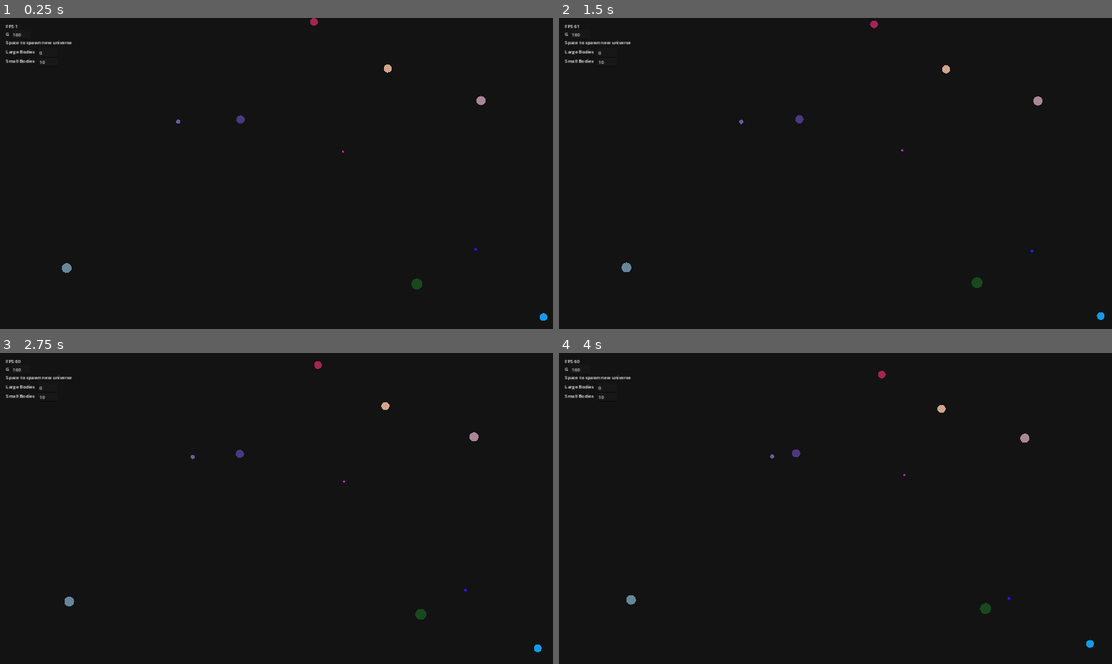
Above: before the commit, frames 1-4 (two rows, left to right).
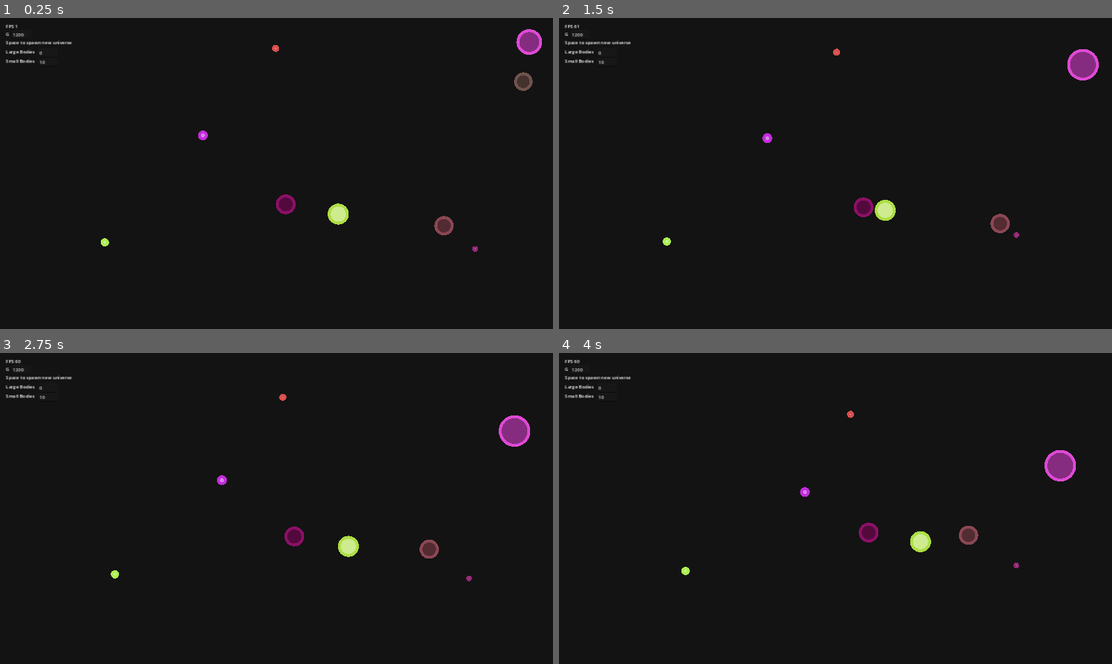
Above: after the commit, the same moments.

Repository: rp282/Gravity2D
Game: Godot game, scene res://god.tscn
The game is run twice, just before and just after one commit, with the same random seed, the same clock (stepped at 60 frames per second) and the same inputs.
Inputs:
- Up to frame 1 (0.25 s): no input
- Up to frame 2 (1.5 s): no input
- Up to frame 3 (2.75 s): no input
- Up to frame 4 (4 s): no input

The runs differ from the first frame. In frame 1, 1.4% of the frame differs, in the area x 2-99%, y 0-98%; in frame 2, 1.4%; in frame 3, 1.4%; in frame 4, 1.4%.

Commit message:
[Physics] Body osmosis
Some bodies now spawn as mergeable (combinable). Light centers behave elastically (colliders/bounce). If two dark centers (mergeable) bodies collide they combine.

Diff:
--- a/god.gd
+++ b/god.gd
@@ -1,9 +1,13 @@
+class_name God
 extends Node
+
+enum BodyTypes { elastic, mergeable }
+
 
 @export var universe : PackedScene
 var current_universe : Universe
 #var current_gravity : int = randi_range(0,100)
-var current_gravity : float = 160
+var current_gravity : float = 1200
 var large_bodies = 0
 var small_bodies = 10
 
--- a/massive_body.gd
+++ b/massive_body.gd
@@ -7,7 +7,7 @@
 var color : Color
 var radius : float
 var mesh : MeshInstance2D
-var joinable : bool
+var type : God.BodyTypes
 var velocity : Vector2
 var universe : Universe
 
@@ -31,13 +31,27 @@
     for other_body in get_tree().get_nodes_in_group("bodies"):
         if other_body == self:
             continue
-        if new_position.distance_to(other_body.position) < radius + other_body.radius:
-            # Colliding adjust velocities
-            var new_velocities = calculate_resulting_collision_velocities(self, other_body)
-            velocity = new_velocities[0]
-            other_body.velocity = new_velocities[1]
-
-
+        if new_position.distance_to(other_body.position) < radius + other_body.radius: # Collision detected
+            # if one of bodies is collider type
+            if type == God.BodyTypes.elastic || other_body.type == God.BodyTypes.elastic:
+                # Colliding adjust velocities
+                var new_velocities = calculate_resulting_collision_velocities(self, other_body)
+                velocity = new_velocities[0]
+                other_body.velocity = new_velocities[1]
+            else: # both are mergeable
+                if mass >= other_body.mass:
+                    velocity = (velocity * mass + other_body.velocity * other_body.mass) / (mass + other_body.mass)
+                    color = calculate_new_color(self, other_body)
+                    mass += other_body.mass
+                    radius = calculate_radius(mass)
+                    other_body.free()
+                else:
+                    other_body.velocity += (velocity * mass + other_body.velocity * other_body.mass) / (mass + other_body.mass)
+                    color = calculate_new_color(self, other_body)
+                    other_body.mass += mass
+                    other_body.radius = calculate_radius(other_body.mass)
+                    free()
+                    return
     new_position = position + (velocity * delta)
     ## Bounce off walls
     if new_position.x + radius > universe.x_max || new_position.x - radius < 0:
@@ -58,12 +72,19 @@
 #            color = color.lightened(glow_factor)
 #        -1:
 #            color = color.darkened(glow_factor)
+
     draw_circle(Vector2(0,0), radius, color)
+    match type:
+        God.BodyTypes.elastic:
+            draw_circle(Vector2(0,0), max(2, radius - 10), color.lightened(0.4))
+        God.BodyTypes.mergeable:
+            draw_circle(Vector2(0,0), max(2, radius - 10), color.darkened(0.4))
 
 
-func initialize(u: Universe, m: float, pos: Vector2, c: Color, v: Vector2 = Vector2(0, 0)):
-    mass = m * 100
-    radius = m / 2
+func initialize(u: Universe, t: God.BodyTypes,  r: float, pos: Vector2, c: Color, v: Vector2 = Vector2(0, 0)):
+    mass = calculate_mass(r)
+    type = t
+    radius = r
     position = pos
     universe = u
     if position.x + radius > universe.x_max:
@@ -77,6 +98,23 @@
     color = c
     velocity = v
 
+
+func calculate_mass(radius: float):
+    return radius * radius
+
+
+func calculate_radius(mass: float):
+    return sqrt(mass)
+
+
+func calculate_new_color(body, other_body):
+    var rgb = Vector3(body.color.r, body.color.g, body.color.b)
+    var other_rgb = Vector3(other_body.color.r, other_body.color.g, other_body.color.b)
+    var delta_rgb = other_rgb - rgb
+    var result_rgb = rgb + other_body.mass / (mass + other_body.mass) * delta_rgb
+    return Color(result_rgb.x, result_rgb.y, result_rgb.z)
+
+
 func calculate_resulting_collision_velocities(body: MassiveBody, other_body: MassiveBody):
     var body_new_velocity : Vector2
     var other_body_new_velocity : Vector2
--- a/universe.gd
+++ b/universe.gd
@@ -4,7 +4,7 @@
 @export var gravity : float
 @export var massive_body : PackedScene
 
-var massive_objects : Array[MassiveBody] = []
+#var massive_objects : Array[MassiveBody] = []
 var x_max = ProjectSettings.get_setting("display/window/size/viewport_width")
 var x_min = 0
 var y_max = ProjectSettings.get_setting("display/window/size/viewport_height")
@@ -21,23 +21,22 @@
     print(gravity)
     ## Large body
     for i in large_bodies:
-        var generated_mass = randf_range(100,240)
+        var random_radius = randf_range(100,240)
         var random_position = Vector2(randf_range(0, x_max), randf_range(0, y_max))
         var body : MassiveBody = massive_body.instantiate()
-        body.initialize(self, generated_mass, random_position, Color(randf_range(0,1), randf_range(0,1), randf_range(0,1), 1))
+        body.initialize(self, randi() % God.BodyTypes.size(), random_radius, random_position, Color(randf_range(0,1), randf_range(0,1), randf_range(0,1), 1))
 #        var body = MassiveBody.new(generated_mass, random_position, Color(randf_range(0,1), randf_range(0,1), randf_range(0,1), 1))
-        massive_objects.push_back(body)
+#        massive_objects.push_back(body)
         add_child(body)
     ## Small bodies
     for i in small_bodies:
-        var generated_mass = randf_range(3,45)
+        var random_radius = randf_range(3,45)
         var random_position = Vector2(randf_range(0, x_max), randf_range(0, y_max))
         var body : MassiveBody = massive_body.instantiate()
-        body.initialize(self, generated_mass, random_position, Color(randf_range(0,1), randf_range(0,1), randf_range(0,1), 1))
+        body.initialize(self, randi() % God.BodyTypes.size(), random_radius, random_position, Color(randf_range(0,1), randf_range(0,1), randf_range(0,1), 1))
 #        var body = MassiveBody.new(generated_mass, random_position, Color(randf_range(0,1), randf_range(0,1), randf_range(0,1), 1))
-        massive_objects.push_back(body)
+#        massive_objects.push_back(body)
         add_child(body)
-
 
 #func _process(delta):
 #    for body in massive_objects:
